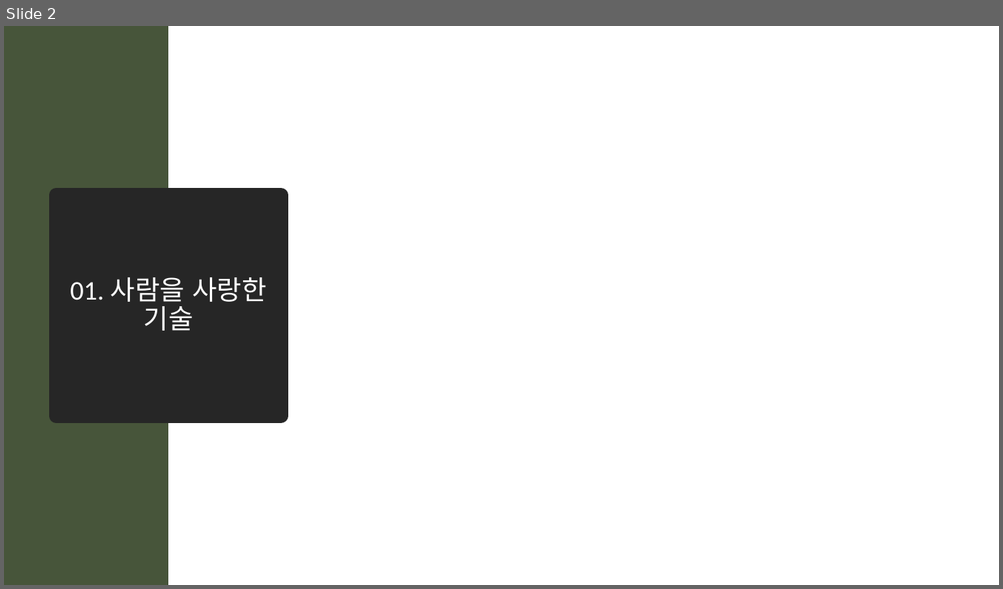
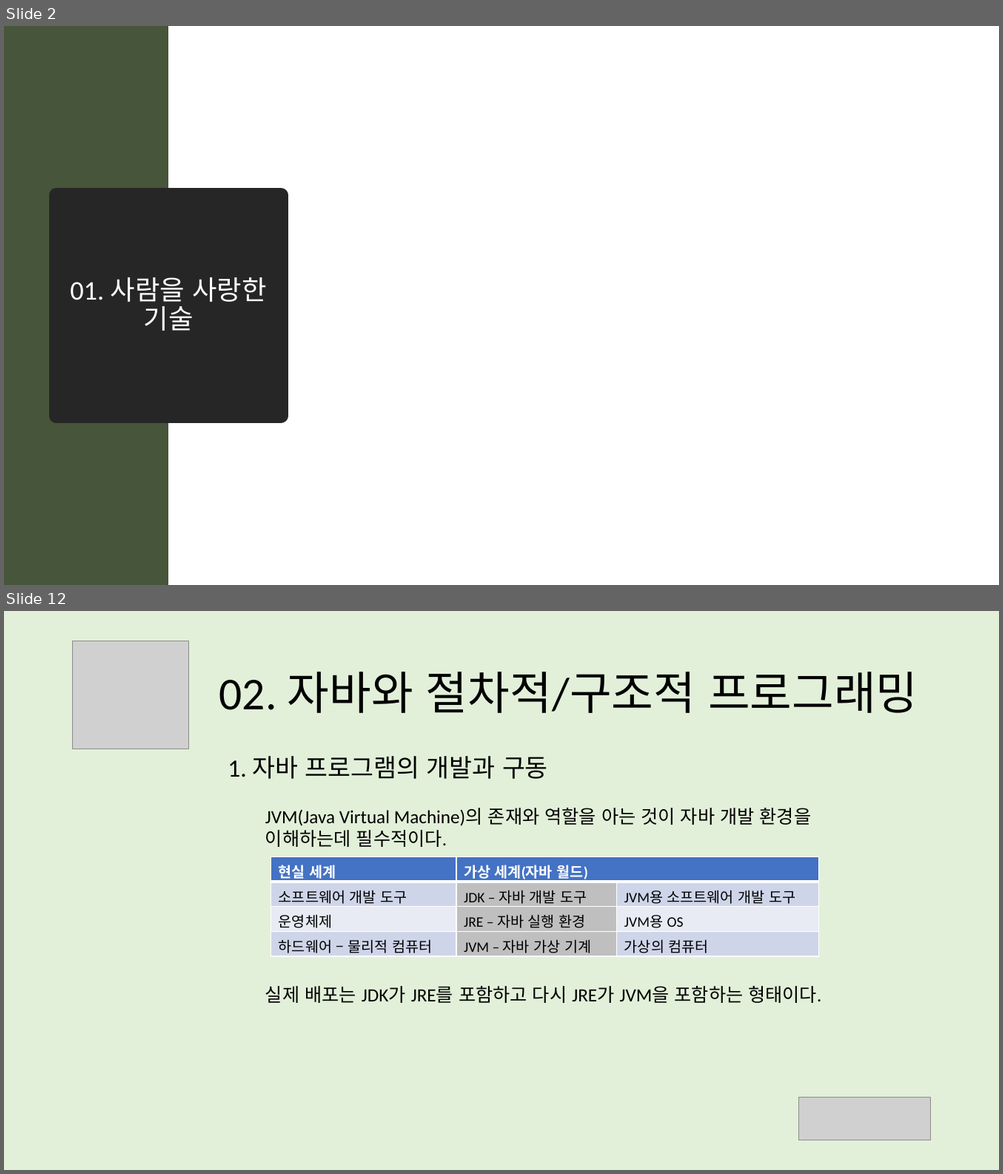
Before and after one commit to mazdah/HTTPTest, a slide deck: docs/스프링 입문을 위한 객체 지향의 원리와 이해 .pptx. Shown one above the other, each under a label of ours: slide 2 before the commit, slides 2 and 12 after it; the slides between them are not shown. The pictures are 1003x589 and 1003x1174 pixels, drawn with LibreOffice and Linux fonts; fonts in the diff are those of the drawing; grey boxes stand for pictures; background and template pictures are left out. Boxes give left, top, right and bottom in pixels: in the first picture for what was removed or moved away, otherwise in the second. Text is boxed around its words. In the diff, an @@ line names an element or a change of style, - is before the commit and + after.

```diff
--- a/docs/스프링 입문을 위한 객체 지향의 원리와 이해 .pptx
+++ b/docs/스프링 입문을 위한 객체 지향의 원리와 이해 .pptx
@@ slide 12 added at [4,611,999,1170], background #E2F0D9 @@
@@ picture added at [73,641,189,749] @@
@@ title added at [219,672,917,713], 44 pt, text #000000 @@
+02. 자바와 절차적/구조적 프로그래밍
@@ text added at [227,756,821,1003], 18 pt, text #000000 @@
+1. 자바 프로그램의 개발과 구동
+  JVM(Java Virtual Machine)의 존재와 역할을 아는 것이 자바 개발 환경을 이해하는데 필수적이다.
+  실제 배포는 JDK가 JRE를 포함하고 다시 JRE가 JVM을 포함하는 형태이다.
@@ table added at [271,857,819,960], 4 rows, 3 columns @@
+현실 세계 | 가상 세계(자바 월드) | 
+소프트웨어 개발 도구 | JDK – 자바 개발 도구 | JVM용 소프트웨어 개발 도구
+운영체제 | JRE – 자바 실행 환경 | JVM용 OS
+하드웨어 – 물리적 컴퓨터 | JVM – 자바 가상 기계 | 가상의 컴퓨터
@@ picture added at [799,1097,930,1141] @@
```
Also in this commit, not shown: 7 slides changed, 77 other slides added.
